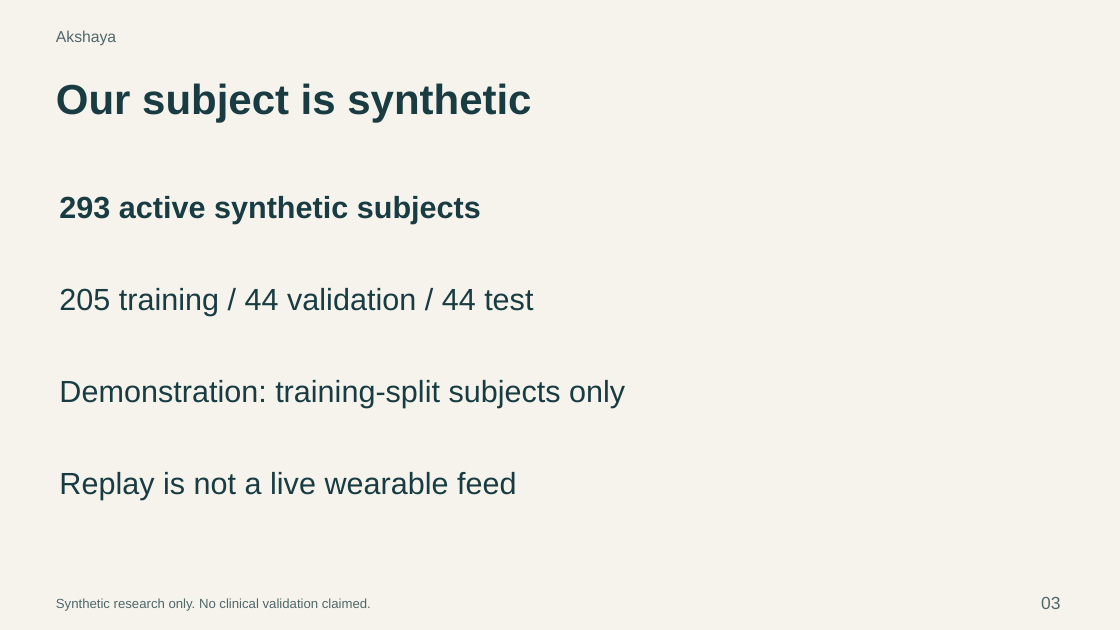
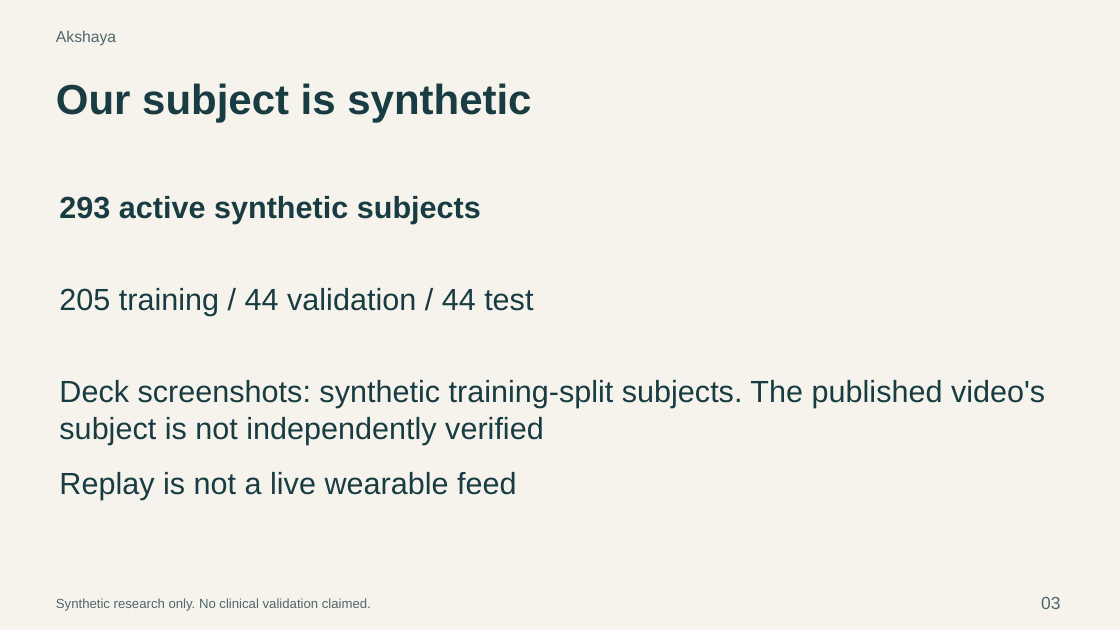
Before and after one commit to AkshayAlgoX/T2D-Glucose-Digital-Twin, a slide deck: slide 3 of docs/presentation/presentation.pptx. Drawn at 1120x630 pixels with LibreOffice and Linux fonts; fonts in the diff are those of the drawing. Boxes give left, top, right and bottom in pixels: in the first picture for what was removed or moved away, otherwise in the second. Text is boxed around its words. In the diff, an @@ line names an element or a change of style, - is before the commit and + after.

```diff
--- a/docs/presentation/presentation.pptx
+++ b/docs/presentation/presentation.pptx
@@ text at (x1=59, y1=380, x2=1045, y2=445): text changed @@
-Demonstration: training-split subjects only
+Deck screenshots: synthetic training-split subjects. The published video's subject is not independently verified
```
Also in this commit, not shown: 1 other slide changed, 3 other files.
